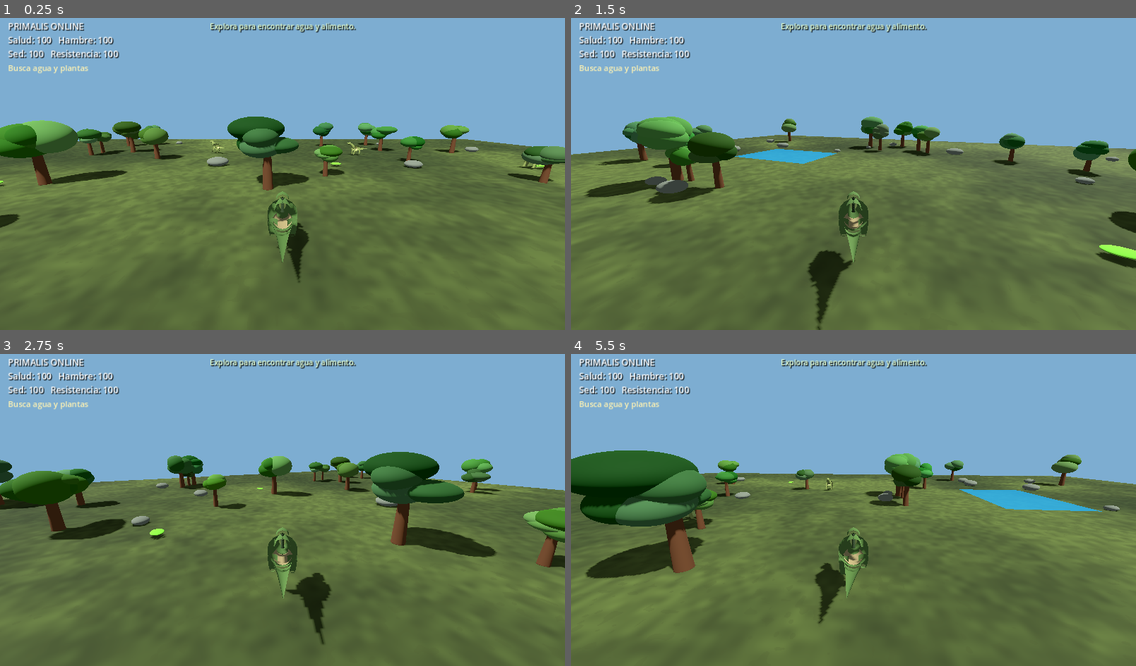
Above: before the commit, frames 1-4 (two rows, left to right).
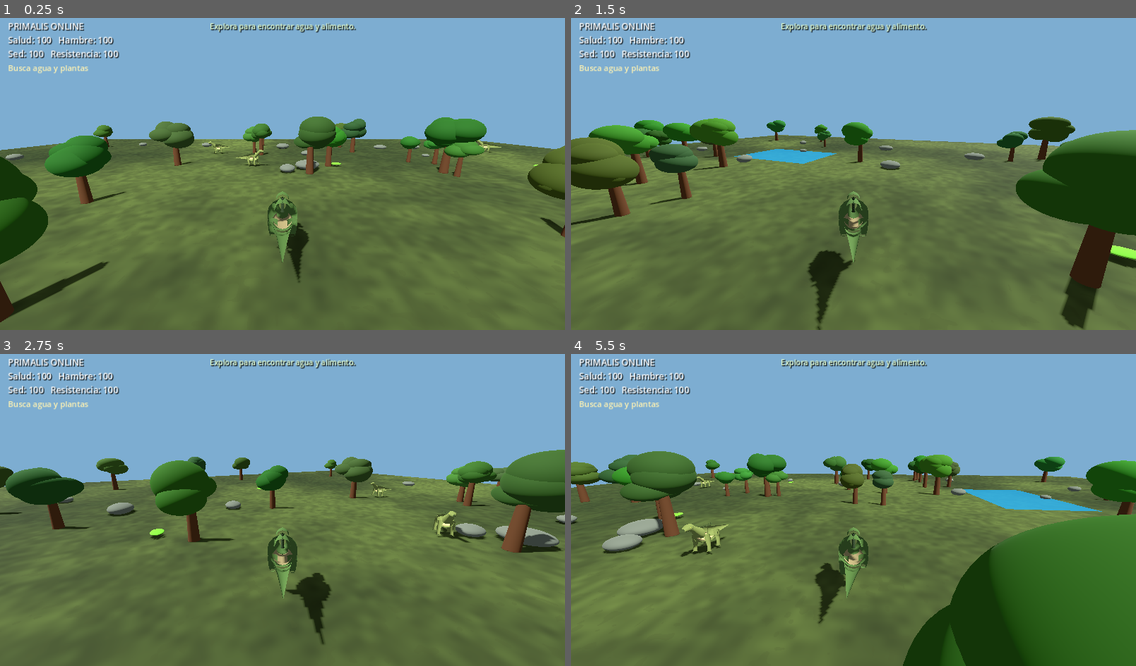
Above: after the commit, the same moments.

Repository: misael546/PrimalisOnline
Game: Godot game, scene res://scenes/main.tscn
The game is run twice, just before and just after one commit, with the same random seed, the same clock (stepped at 60 frames per second) and the same inputs.
Inputs (mouse positions are in pixels of both pictures, inside the frame that each line leads up to):
- Up to frame 1 (0.25 s): no input
- Up to frame 2 (1.5 s): tap Enter at 0.5 s; move the mouse to (977, 155) at 0.52 s; hold D (move_right) 0.53-1.25 s; tap E at 0.6 s; click (977, 155) at 0.67 s; drag from (740, 186) to (825, 236) at 1.27 s
- Up to frame 3 (2.75 s): tap Space at 2 s; move the mouse to (339, 438) at 2.02 s; hold D (move_right) from 2.03 s (still down); tap E at 2.1 s
- Up to frame 4 (5.5 s): release D (move_right) at 2.75 s; drag from (825, 572) to (684, 460) at 2.77 s; move the mouse to (1023, 553) at 3.52 s; hold A (move_left) 3.53-4.25 s; tap E at 3.6, 5.1 s; drag from (684, 460) to (768, 428) at 4.27 s; tap Enter at 5 s; move the mouse to (881, 506) at 5.02 s; hold S (move_back) from 5.03 s (still down); click (881, 506) at 5.17 s

The runs differ from the first frame. In frame 1, 13% of the frame differs, in the area x 0-100%, y 31-98%; in frame 2, 14%; in frame 3, 14%; in frame 4, 27%, in the area x 0-100%, y 30-100%.

Commit message:
perf: merge tree canopies and reduce mobile shadow cost

Diff:
--- a/scripts/main.gd
+++ b/scripts/main.gd
@@ -156,17 +156,23 @@
 	trunk_body.add_child(trunk_collision)
 
 	var leaf_color := Color(rng.randf_range(0.10, 0.20), rng.randf_range(0.24, 0.38), rng.randf_range(0.07, 0.13))
-	# Overlapping flattened foliage masses create a fuller canopy silhouette.
+	# Merge five overlapping canopy masses into one mesh per tree to reduce mobile draw calls.
+	var canopy_builder := SurfaceTool.new()
+	canopy_builder.begin(Mesh.PRIMITIVE_TRIANGLES)
 	for crown_index in range(5):
-		var crown := MeshInstance3D.new()
 		var crown_mesh := SphereMesh.new()
 		crown_mesh.radius = rng.randf_range(0.72, 1.08)
 		crown_mesh.height = crown_mesh.radius * rng.randf_range(1.2, 1.65)
-		crown.mesh = crown_mesh
-		crown.position = Vector3(rng.randf_range(-0.48, 0.48), rng.randf_range(1.95, 2.85), rng.randf_range(-0.48, 0.48))
-		crown.scale = Vector3(rng.randf_range(0.82, 1.25), rng.randf_range(0.72, 1.08), rng.randf_range(0.82, 1.22))
-		crown.material_override = _material(leaf_color.lightened(rng.randf_range(-0.10, 0.12)))
-		tree.add_child(crown)
+		var crown_position := Vector3(rng.randf_range(-0.48, 0.48), rng.randf_range(1.95, 2.85), rng.randf_range(-0.48, 0.48))
+		var crown_scale := Vector3(rng.randf_range(0.82, 1.25), rng.randf_range(0.72, 1.08), rng.randf_range(0.82, 1.22))
+		var crown_transform := Transform3D(Basis.from_scale(crown_scale), crown_position)
+		canopy_builder.append_from(crown_mesh, 0, crown_transform)
+	var canopy := MeshInstance3D.new()
+	canopy.name = "CombinedCanopy"
+	canopy.mesh = canopy_builder.commit()
+	canopy.material_override = _material(leaf_color)
+	canopy.cast_shadow = GeometryInstance3D.SHADOW_CASTING_SETTING_OFF
+	tree.add_child(canopy)
 
 func _add_rock(at: Vector3, size_factor: float, rng: RandomNumberGenerator) -> void:
 	var rock := MeshInstance3D.new()
